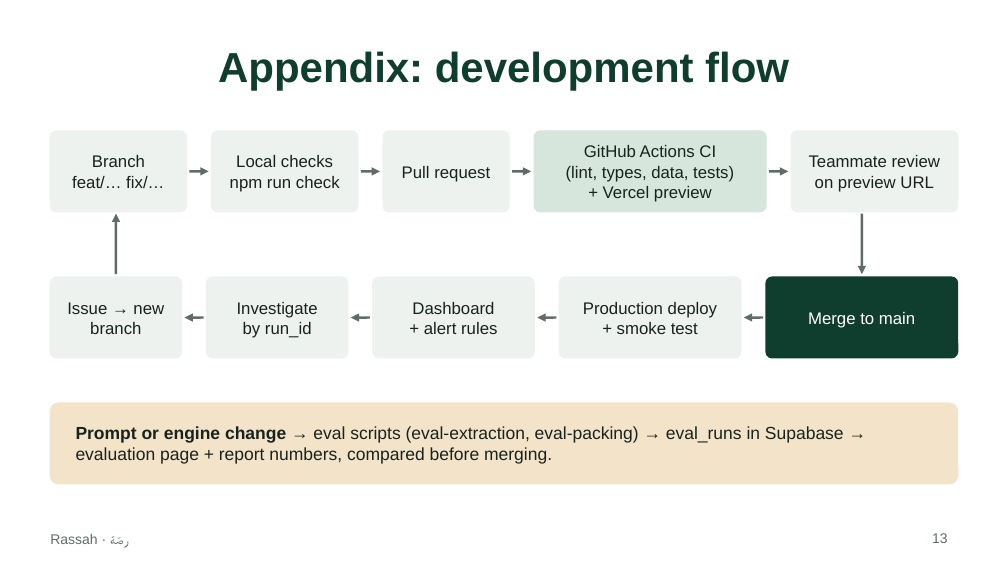
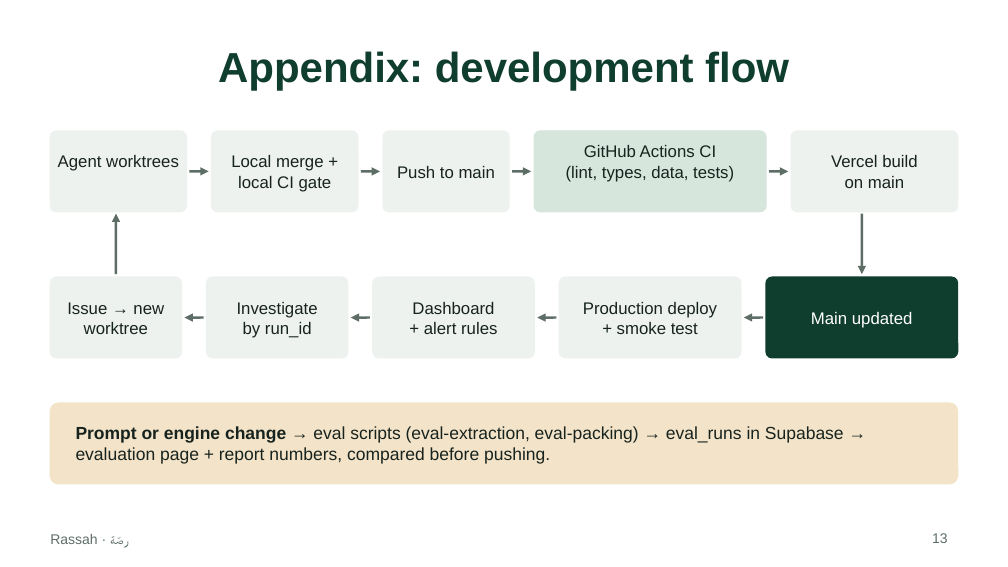
Before and after one commit to justAbdulaziz10/Rassah, a slide deck: slide 13 of docs/report/deck.pptx. Drawn at 1008x567 pixels with LibreOffice and Linux fonts; fonts in the diff are those of the drawing. Boxes give left, top, right and bottom in pixels: in the first picture for what was removed or moved away, otherwise in the second. Text is boxed around its words. In the diff, an @@ line names an element or a change of style, - is before the commit and + after.

```diff
--- a/docs/report/deck.pptx
+++ b/docs/report/deck.pptx
@@ text at (58,155,179,171): text changed @@
-Branch
-feat/… fix/…
+Agent worktrees
@@ text at (231,155,332,192): text changed @@
-Local checks
-npm run check
+Local merge +
+local CI gate
@@ text at (397,166,495,178): text changed @@
-Pull request
+Push to main
@@ text at (831,155,917,188): text changed @@
-Teammate review
-on preview URL
+Vercel build
+on main
@@ text at (603,186,712,202): paragraph removed @@
-+ Vercel preview
@@ text at (67,302,164,334): text changed @@
-Issue → new branch
+Issue → new worktree
@@ text at (811,312,913,328): text changed @@
-Merge to main
+Main updated
@@ text at (76,426,844,464): text changed @@
-Prompt or engine change → eval scripts (eval-extraction, eval-packing) → eval_runs in Supabase → evaluation page + report numbers, compared before merging.
+Prompt or engine change → eval scripts (eval-extraction, eval-packing) → eval_runs in Supabase → evaluation page + report numbers, compared before pushing.
```
Also in this commit, not shown: 1 other slide changed, 7 other files.
